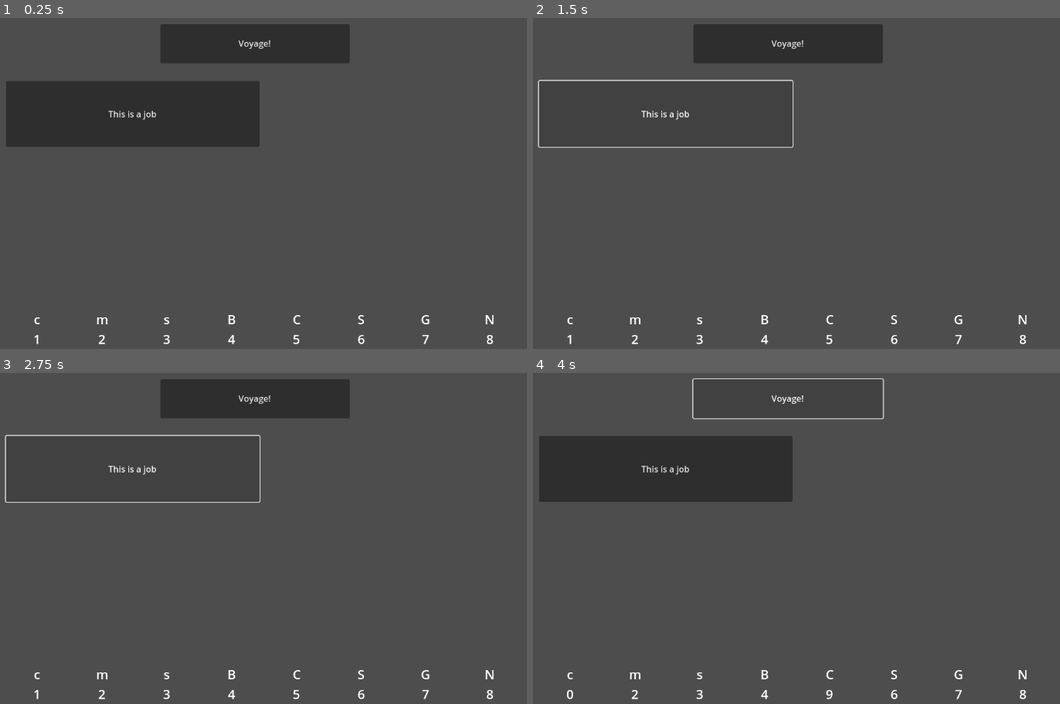
Above: before the commit, frames 1-4 (two rows, left to right).
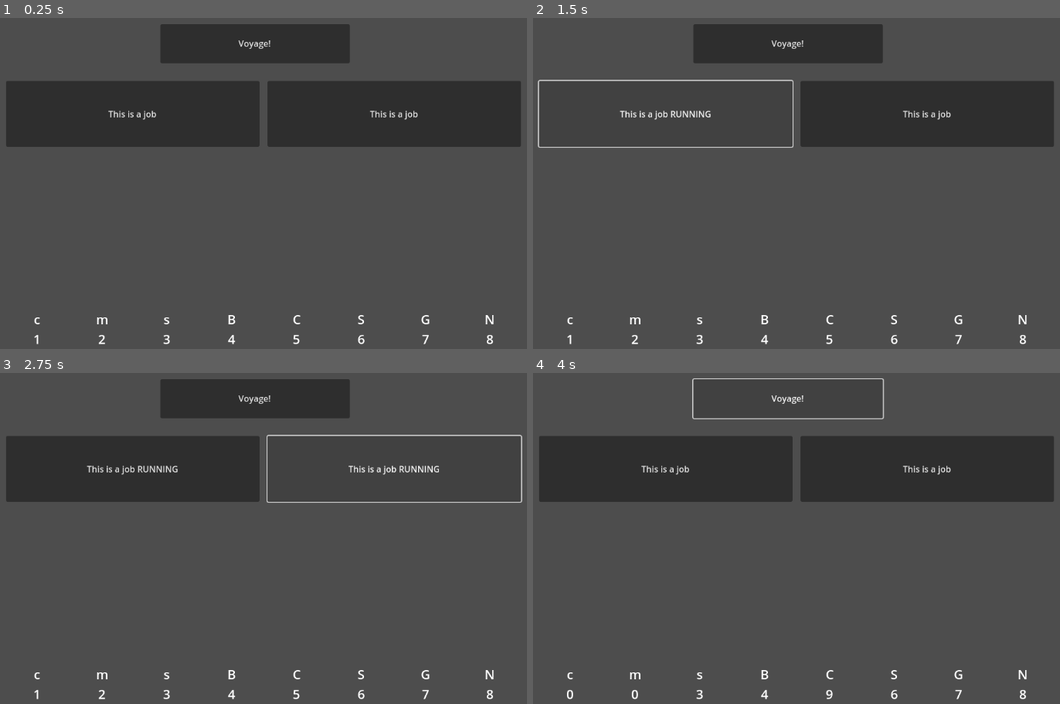
Above: after the commit, the same moments.

Repository: scarlettjclark/pencil-coloured-pirates
Game: Godot game, scene res://Scenes/prototype_voyage_phase.tscn
The game is run twice, just before and just after one commit, with the same random seed, the same clock (stepped at 60 frames per second) and the same inputs.
Inputs:
- Up to frame 1 (0.25 s): no input
- Up to frame 2 (1.5 s): click "This is a job" at 0.5 s; click "This is a job" (after the commit: "This is a job RUNNING") at 1.25 s
- Up to frame 3 (2.75 s): click "This is a job" at 2 s
- Up to frame 4 (4 s): click "This is a job" (after the commit: "This is a job RUNNING") at 2.75 s; click "Voyage!" at 3.5 s

The runs differ from the first frame. In frame 1, 9.5% of the frame differs, in the area x 50-99%, y 19-39%; in frame 2, 9.7%, in the area x 16-99%, y 19-39%; in frame 3, 1.3%; in frame 4, 9.5%.

Commit message:
implemented running multiple jobs

Diff:
--- a/prototype-voyage-phase/Scenes/prototype_voyage_phase.tscn
+++ b/prototype-voyage-phase/Scenes/prototype_voyage_phase.tscn
@@ -7,11 +7,11 @@
 
 [node name="PrototypeVoyagePhase" type="Node"]
 
-[node name="GoodsManager" type="Node" parent="." node_paths=PackedStringArray("store", "display", "job_to_display")]
+[node name="GoodsManager" type="Node" parent="." node_paths=PackedStringArray("store", "display", "jobs_to_display")]
 script = ExtResource("1_53o7g")
 store = NodePath("Store")
 display = NodePath("Voyage Phase UI")
-job_to_display = NodePath("Job")
+jobs_to_display = [NodePath("Job"), NodePath("Job2")]
 
 [node name="Voyage Phase UI" parent="GoodsManager" instance=ExtResource("2_eixya")]
 
@@ -41,5 +41,21 @@
 cloth = 4
 metadata/_custom_type_script = "uid://cojf1q451fjsc"
 
+[node name="Job2" type="Node" parent="GoodsManager" node_paths=PackedStringArray("cost", "result")]
+script = ExtResource("4_eixya")
+cost = NodePath("Cost")
+result = NodePath("Result")
+metadata/_custom_type_script = "uid://day7tlj0ot3cj"
+
+[node name="Cost" type="Node" parent="GoodsManager/Job2"]
+script = ExtResource("3_0ew33")
+munitions = 2
+metadata/_custom_type_script = "uid://cojf1q451fjsc"
+
+[node name="Result" type="Node" parent="GoodsManager/Job2"]
+script = ExtResource("3_0ew33")
+booze = 4
+metadata/_custom_type_script = "uid://cojf1q451fjsc"
+
 [connection signal="enable_request" from="GoodsManager/Voyage Phase UI" to="GoodsManager" method="_on_voyage_phase_ui_enable_request"]
 [connection signal="run_jobs" from="GoodsManager/Voyage Phase UI" to="GoodsManager" method="_on_voyage_phase_ui_run_jobs"]
--- a/prototype-voyage-phase/Scenes/voyage_phase_ui.tscn
+++ b/prototype-voyage-phase/Scenes/voyage_phase_ui.tscn
@@ -3,7 +3,7 @@
 [ext_resource type="Script" uid="uid://cuxf146gdxxtl" path="res://Scripts/voyage_phase_ui.gd" id="1_0gu06"]
 [ext_resource type="Script" uid="uid://dfocy35sxon1k" path="res://Scripts/text_goods_label.gd" id="2_yvkpm"]
 
-[node name="Voyage Phase UI" type="Control"]
+[node name="Voyage Phase UI" type="Control" node_paths=PackedStringArray("containers")]
 layout_mode = 3
 anchors_preset = 15
 anchor_right = 1.0
@@ -11,6 +11,7 @@
 grow_horizontal = 2
 grow_vertical = 2
 script = ExtResource("1_0gu06")
+containers = [NodePath("Jobs/AspectRatioContainer"), NodePath("Jobs/AspectRatioContainer2"), NodePath("Jobs/AspectRatioContainer3"), NodePath("Jobs/AspectRatioContainer4"), NodePath("Jobs/AspectRatioContainer5"), NodePath("Jobs/AspectRatioContainer6")]
 
 [node name="Jobs" type="GridContainer" parent="."]
 layout_mode = 1
--- a/prototype-voyage-phase/Scripts/goods_manager.gd
+++ b/prototype-voyage-phase/Scripts/goods_manager.gd
@@ -4,21 +4,24 @@
 
 @export var store : Goods
 @export var display : VoyagePhaseUI
-@export var job_to_display : Job
+@export var jobs_to_display : Array[Job]
 var current_load = Goods.new()
 var jobs_to_run : Array[Job] = []
 
 func _ready():
 	display.display_goods(store)
-	var button = display.display_job(job_to_display)
+	var buttons = display.display_jobs(jobs_to_display)
 
-	button.enable_request.connect(_on_voyage_phase_ui_enable_request)
+	for button in buttons:
+		button.enable_request.connect(_on_voyage_phase_ui_enable_request)
 
-func _on_voyage_phase_ui_enable_request(job : Job):
+func _on_voyage_phase_ui_enable_request(job_button : JobButton):
+	var job = job_button.job
 	print("Enable request received")
 	if store.has_cost(job.cost) and not (job in jobs_to_run):
 		current_load.add(job.cost)
 		jobs_to_run.append(job)
+		job_button.set_running()
 
 func _on_voyage_phase_ui_run_jobs():
 	for job in jobs_to_run:
@@ -26,3 +29,4 @@
 		store.add(job.result)
 	jobs_to_run.clear()
 	display.display_goods(store)
+	display.disable_jobs()
--- a/prototype-voyage-phase/Scripts/job_button.gd
+++ b/prototype-voyage-phase/Scripts/job_button.gd
@@ -3,12 +3,18 @@
 extends Button
 
 @export var job : Job
-signal enable_request(job : JobButton)
+signal enable_request(job_button : JobButton)
 
-func _init(the_job : Job, the_text : String):
+func _init(the_job : Job):
 	job = the_job
-	text = the_text
+	text = "This is a job"
 	pressed.connect(_on_pressed)
 
 func _on_pressed() -> void:
-	enable_request.emit(job)
+	enable_request.emit(self)
+
+func set_running() -> void:
+	text += " RUNNING"
+
+func set_not_running() -> void:
+	text = text.substr(0, "This is a job".length())
--- a/prototype-voyage-phase/Scripts/voyage_phase_ui.gd
+++ b/prototype-voyage-phase/Scripts/voyage_phase_ui.gd
@@ -5,17 +5,24 @@
 
 extends Control
 
-@onready var crew_label = $"Goods/Crew Label"
-@onready var munitions_label = $"Goods/Munitions Label"
-@onready var booze_label = $"Goods/Booze Label"
-@onready var supplies_label = $"Goods/Supplies Label"
-@onready var cloth_label = $"Goods/Cloth Label"
-@onready var spices_label = $"Goods/Spices Label"
-@onready var gold_label = $"Goods/Gold Label"
-@onready var notoriety_label = $"Goods/Notoriety Label"
+var job_buttons : Array[JobButton]
+
+@export var containers : Array[Container]
+@onready var crew_label := $"Goods/Crew Label"
+@onready var munitions_label := $"Goods/Munitions Label"
+@onready var booze_label := $"Goods/Booze Label"
+@onready var supplies_label := $"Goods/Supplies Label"
+@onready var cloth_label := $"Goods/Cloth Label"
+@onready var spices_label := $"Goods/Spices Label"
+@onready var gold_label := $"Goods/Gold Label"
+@onready var notoriety_label := $"Goods/Notoriety Label"
 
 signal enable_request(cost : Goods, job : JobButton)
 signal run_jobs()
+
+func disable_jobs():
+	for job_button in job_buttons:
+		job_button.set_not_running()
 
 func display_goods(goods : Goods) -> void:
 	crew_label.set_value(goods.crew)
@@ -27,10 +34,18 @@
 	gold_label.set_value(goods.gold)
 	notoriety_label.set_value(goods.notoriety)
 
-func display_job(job : Job) -> JobButton:
-	var aspect_ratio_container = $Jobs/AspectRatioContainer
-	var job_button = JobButton.new(job, "This is a job")
-	aspect_ratio_container.add_child(job_button)
+func display_jobs(jobs : Array[Job]) -> Array[JobButton]:
+	var return_array : Array[JobButton] = []
+	for i in range(jobs.size()):
+		var job_button = display_job(jobs[i], containers[i])
+		return_array.append(job_button)
+	return return_array
+
+
+func display_job(job : Job, container : Container) -> JobButton:
+	var job_button = JobButton.new(job)
+	container.add_child(job_button)
+	job_buttons.append(job_button)
 	return job_button
 
 func _on_button_enable_request(job) -> void:
